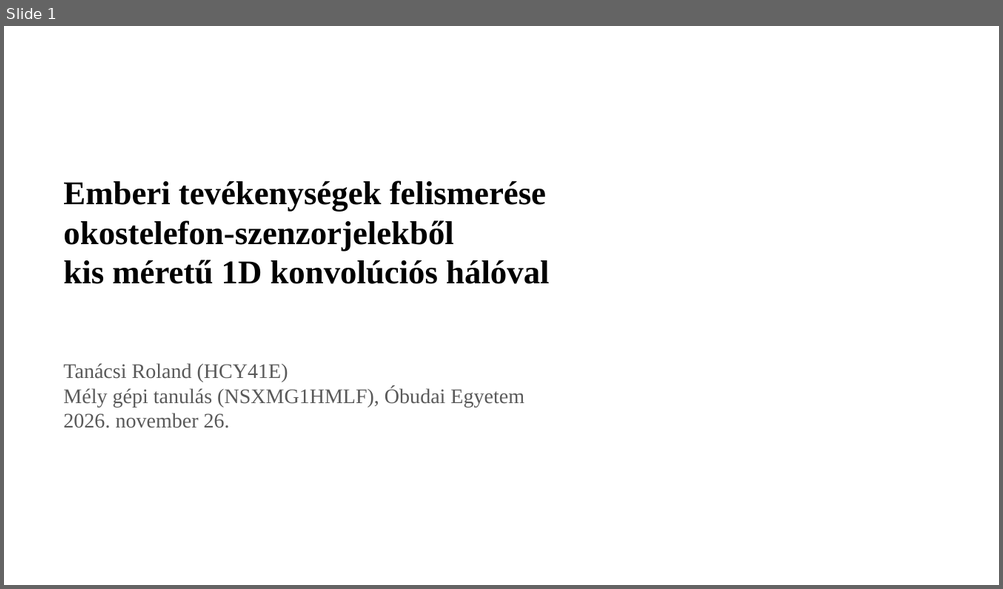
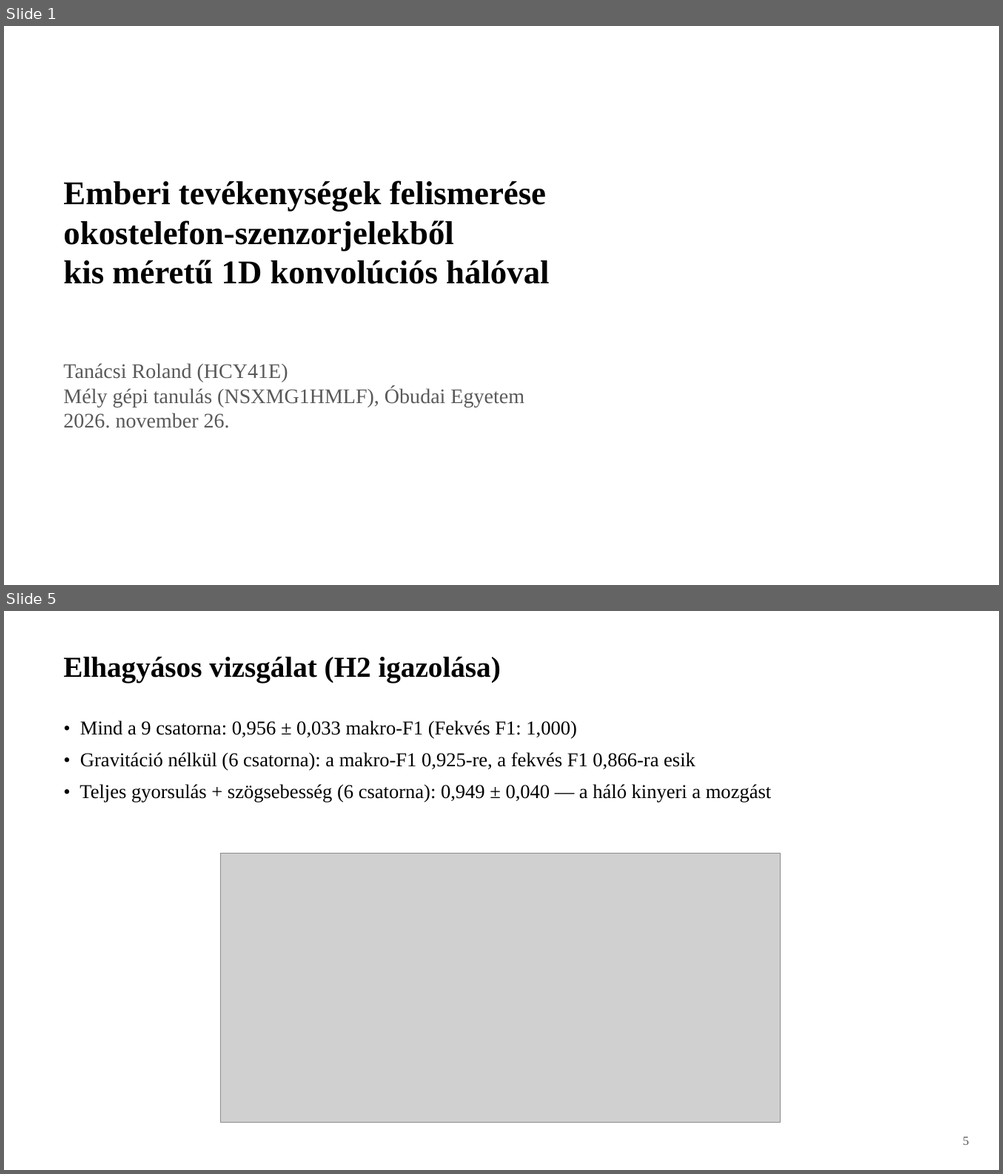
Before and after one commit to tanacsiroland/dl-har-project-hcy41e, a slide deck: docs/prezentacio.pptx. Shown one above the other, each under a label of ours: slide 1 before the commit, slides 1 and 5 after it; the slides between them are not shown. The pictures are 1003x589 and 1003x1174 pixels, drawn with LibreOffice and Linux fonts; fonts in the diff are those of the drawing; grey boxes stand for pictures. Boxes give left, top, right and bottom in pixels: in the first picture for what was removed or moved away, otherwise in the second. Text is boxed around its words. In the diff, an @@ line names an element or a change of style, - is before the commit and + after.

Commit message:
Expand presentation to 8 clean slides with figures

```diff
--- a/docs/prezentacio.pptx
+++ b/docs/prezentacio.pptx
@@ slide 5 added at (4,611,999,1170), background #FFFFFF @@
@@ text added at (63,656,501,683), 28 pt, text #000000, bold @@
+Elhagyásos vizsgálat (H2 igazolása)
@@ text added at (79,721,771,803), 19 pt, text #000000 @@
+• Mind a 9 csatorna: 0,956 ± 0,033 makro-F1 (Fekvés F1: 1,000)
+• Gravitáció nélkül (6 csatorna): a makro-F1 0,925-re, a fekvés F1 0,866-ra esik
+• Teljes gyorsulás + szögsebesség (6 csatorna): 0,949 ± 0,040 — a háló kinyeri a mozgást
@@ picture added at (220,854,780,1123) @@
@@ text added at (962,1137,968,1145), 12 pt, text #595959 @@
+5
```
Also in this commit, not shown: 2 slides changed, 4 other slides added, 1 slide removed, 3 other files.
